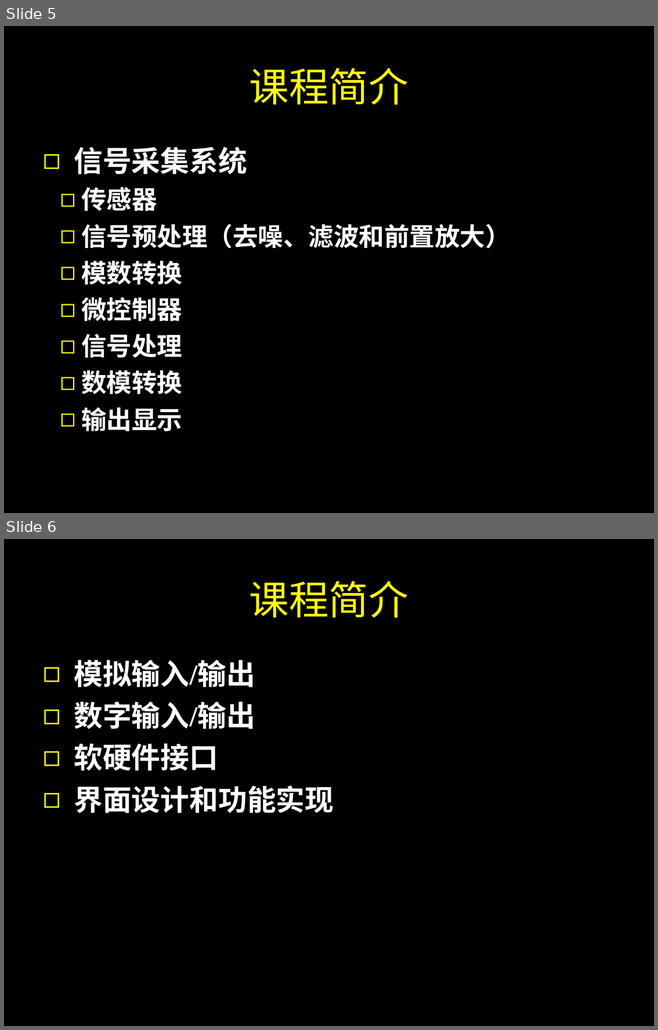
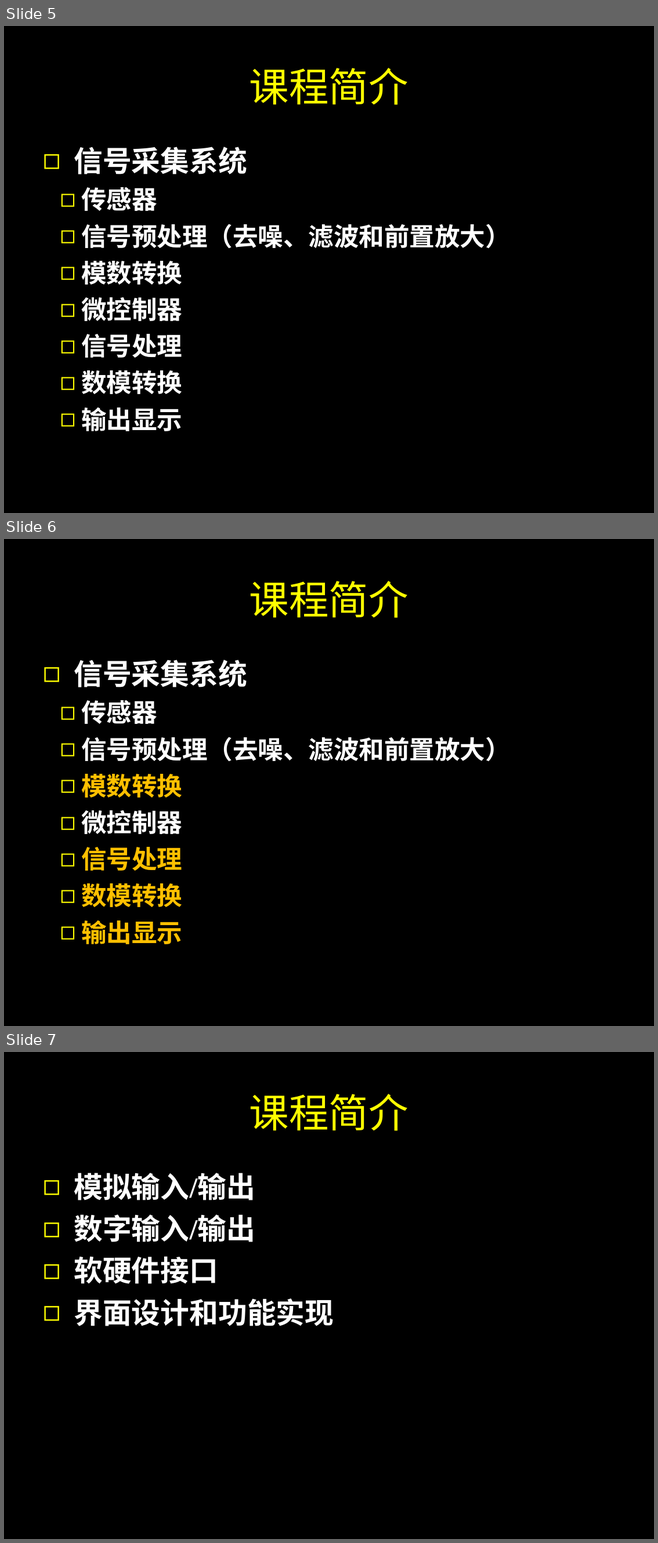
Before and after one commit to SJTUCourse/BI450, a slide deck: Lectures/2017 Fall/Lecture 0/Lecture 0.ppt. Shown one above the other, each under a label of ours: slides 5 and 6 before the commit, slides 5, 6 and 7 after it. The pictures are 658x1030 and 658x1543 pixels, drawn with LibreOffice and Linux fonts; fonts in the diff are those of the drawing. Boxes give left, top, right and bottom in pixels: in the first picture for what was removed or moved away, otherwise in the second. Text is boxed around its words. In the diff, an @@ line names an element or a change of style, - is before the commit and + after.

```diff
--- a/Lectures/2017 Fall/Lecture 0/Lecture 0.ppt
+++ b/Lectures/2017 Fall/Lecture 0/Lecture 0.ppt
@@ slide 6 added at <box>4,539,654,1026</box>, background #000000 @@
@@ title added at <box>249,581,408,618</box>, 44 pt, text #FFFF00 @@
+课程简介
@@ text added at <box>74,660,510,944</box>, 28 pt, text #FFFFFF, bold @@
+◻ 信号采集系统
+  ◻ 传感器
+  ◻ 信号预处理（去噪、滤波和前置放大）
+  ◻ 模数转换
+  ◻ 微控制器
+  ◻ 信号处理
+  ◻ 数模转换
+  ◻ 输出显示
@@ what was slide 6 is now slide 7 @@
```
Also in this commit, not shown: 2 slides changed, 1 other slide added, 1 other file.
